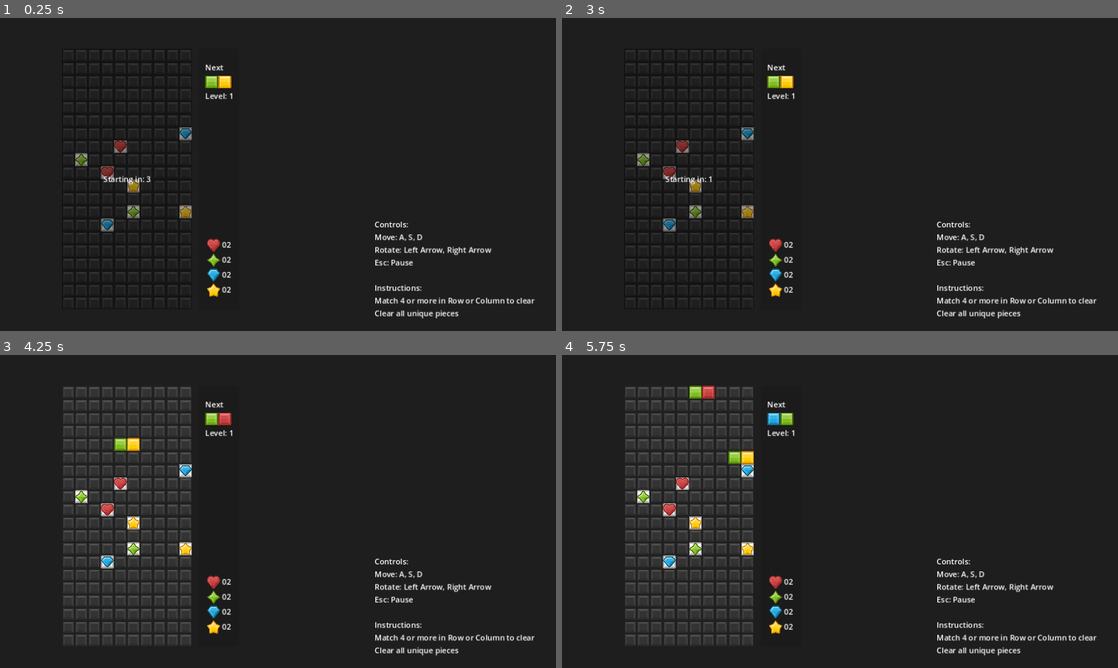
Above: before the commit, frames 1-4 (two rows, left to right).
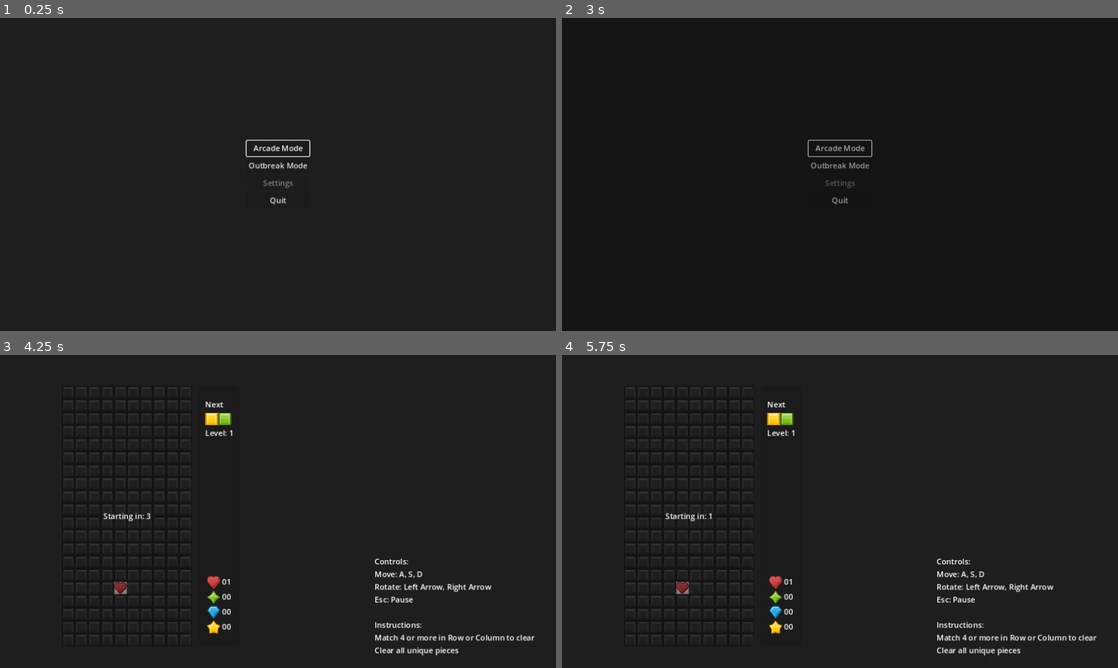
Above: after the commit, the same moments.

Repository: Akaihana/PuzzleProject
Game: Godot game, scene res://Scenes/main_menu.tscn
Two runs of this game, one before a commit and one after it. Both use one fixed random seed, a clock stepped at 60 frames per second and the inputs below. Before the commit the project starts from res://Scenes/main.tscn.
Inputs (mouse positions are in pixels of both pictures, inside the frame that each line leads up to):
- Up to frame 1 (0.25 s): no input
- Up to frame 2 (3 s): click (840, 165) at 0.5 s, where only the run after the commit has a clickable "Outbreak Mode"; click (840, 149) at 1.25 s, where only the run after the commit has a clickable "Arcade Mode"; click (840, 149) at 2 s, where only the run after the commit has a clickable "Arcade Mode"; tap Enter at 2.75 s; hold D (right) from 2.78 s (still down)
- Up to frame 3 (4.25 s): release D (right) at 3.53 s; hold S (down) from 3.53 s (still down)
- Up to frame 4 (5.75 s): release S (down) at 4.28 s; hold D (right) from 4.28 s (still down); tap Space at 5 s

The runs differ from the first frame. In frame 1, 3.0% of the frame differs, in the area x 13-97%, y 14-96%; in frame 2, 4.6%, in the area x 11-97%, y 10-96%; in frame 3, 3.2%; in frame 4, 3.3%.

Commit message:
Started on Endless Game mode

Diff:
--- a/Scenes/gem.tscn
+++ b/Scenes/gem.tscn
@@ -8,6 +8,7 @@
 
 [node name="Gem" type="Area2D"]
 script = ExtResource("1_7w6s3")
+fall_time = 0.01
 
 [node name="Sprite2D" type="Sprite2D" parent="."]
 scale = Vector2(0.25, 0.25)
--- a/Scenes/gem_container.tscn
+++ b/Scenes/gem_container.tscn
@@ -25,6 +25,10 @@
 wait_time = 0.1
 one_shot = true
 
+[node name="HoldDownDelay" type="Timer" parent="."]
+wait_time = 0.05
+one_shot = true
+
 [node name="GraceTimer" type="Timer" parent="."]
 wait_time = 0.3
 one_shot = true
@@ -33,6 +37,4 @@
 [connection signal="timeout" from="HoldDownTimer" to="." method="_on_hold_down_timer_timeout"]
 [connection signal="timeout" from="HoldLeftTimer" to="." method="_on_hold_left_timer_timeout"]
 [connection signal="timeout" from="HoldRightTimer" to="." method="_on_hold_right_timer_timeout"]
-[connection signal="timeout" from="HoldLeftDelay" to="." method="_on_hold_left_delay_timeout"]
-[connection signal="timeout" from="HoldRightDelay" to="." method="_on_hold_right_delay_timeout"]
 [connection signal="timeout" from="GraceTimer" to="." method="_on_grace_timer_timeout"]
--- a/Scenes/main.tscn
+++ b/Scenes/main.tscn
@@ -87,6 +87,7 @@
 gem_container_scene = ExtResource("2_rldxo")
 corrupted_gem_scene = ExtResource("3_dxh0i")
 corrupted_count = 1
+endless_corrupted_count = 4
 max_row_spawn = 14
 max_col_spawn = 9
 
@@ -111,6 +112,10 @@
 
 [node name="FallTimer" type="Timer" parent="Grid"]
 wait_time = 0.5
+one_shot = true
+
+[node name="FallDelay" type="Timer" parent="Grid"]
+wait_time = 0.1
 one_shot = true
 
 [node name="LoseZone" type="Sprite2D" parent="Grid"]
@@ -149,3 +154,4 @@
 
 [connection signal="timeout" from="Grid/DestroyTimer" to="Grid" method="_on_destroy_timer_timeout"]
 [connection signal="timeout" from="Grid/FallTimer" to="Grid" method="_on_fall_timer_timeout"]
+[connection signal="timeout" from="Grid/FallDelay" to="Grid" method="_on_fall_delay_timeout"]
--- a/Scenes/main_menu.tscn
+++ b/Scenes/main_menu.tscn
@@ -24,7 +24,6 @@
 
 [node name="OutbreakModeButton" type="Button" parent="Container/VBoxContainer"]
 layout_mode = 2
-disabled = true
 text = "Outbreak Mode"
 
 [node name="SettingsButton" type="Button" parent="Container/VBoxContainer"]
@@ -37,4 +36,5 @@
 text = "Quit"
 
 [connection signal="pressed" from="Container/VBoxContainer/ArcadeModeButton" to="Container" method="_on_arcade_mode_button_pressed"]
+[connection signal="pressed" from="Container/VBoxContainer/OutbreakModeButton" to="Container" method="_on_outbreak_mode_button_pressed"]
 [connection signal="pressed" from="Container/VBoxContainer/QuitButton" to="Container" method="_on_quit_button_pressed"]
--- a/Scripts/gem.gd
+++ b/Scripts/gem.gd
@@ -1,5 +1,7 @@
 class_name Gem
 extends Node2D
+
+@export var fall_time: float
 
 var grid_r: int
 var grid_c: int
@@ -31,4 +33,4 @@
 
 func move(target: Vector2) -> void:
 	var tween: Tween = create_tween()
-	tween.tween_property(self, "global_position", target, 0.1)
+	tween.tween_property(self, "global_position", target, fall_time)
--- a/Scripts/gem_container.gd
+++ b/Scripts/gem_container.gd
@@ -28,6 +28,7 @@
 @onready var hold_right_timer: Timer = $HoldRightTimer
 @onready var hold_left_delay: Timer = $HoldLeftDelay
 @onready var hold_right_delay: Timer = $HoldRightDelay
+@onready var hold_down_delay: Timer = $HoldDownDelay
 @onready var grace_timer: Timer = $GraceTimer
 
 @onready var gem_scene = preload("res://Scenes/gem.tscn")
@@ -62,10 +63,13 @@
 
 	if Input.is_action_just_pressed("down"):
 		tap_down()
+		if hold_down_delay.is_stopped():
+			hold_down_delay.start()
 	if Input.is_action_pressed("down"):
 		hold_down_pressed()
 	elif Input.is_action_just_released("down"):
-		hold_down_released()
+		hold_down_timer.stop()
+		move_down_timer.start()
 
 	if Input.is_action_just_pressed("rotate_right"):
 		rotate_gems(-1)
@@ -104,14 +108,9 @@
 
 
 func hold_down_pressed():
-	if hold_down_timer.is_stopped():
+	if hold_down_delay.is_stopped() and hold_down_timer.is_stopped():
 		hold_down_timer.start()
 		move_down_timer.stop()
-
-
-func hold_down_released():
-	hold_down_timer.stop()
-	move_down_timer.start()
 
 
 func hold_left_pressed():
@@ -209,14 +208,6 @@
 	move(Vector2.RIGHT)
 
 
-func _on_hold_left_delay_timeout() -> void:
-	pass
-
-
-func _on_hold_right_delay_timeout() -> void:
-	is_holding_right = true
-
-
 func _on_grace_timer_timeout() -> void:
 	if not move(Vector2.DOWN):
 		lock()
--- a/Scripts/grid.gd
+++ b/Scripts/grid.gd
@@ -12,11 +12,14 @@
 @export var corrupted_gem_scene: PackedScene
 @export var current_level: int = 1
 @export var corrupted_count: int
+@export var endless_corrupted_count: int
 @export var max_row_spawn: int
 @export var max_col_spawn: int
 
+var current_wave: int = 1
 var grid_slot_radius: float = 27.0
 var found_matches: bool
+var wave_cleared: bool
 var grid: Array = []
 var current_matches: Array = []
 var next_gem_colors: Array = [0, 0]
@@ -26,6 +29,7 @@
 @onready var bottom_right_boundary: Marker2D = $BottomRightBoundary
 @onready var destroy_timer: Timer = $DestroyTimer
 @onready var fall_timer: Timer = $FallTimer
+@onready var fall_delay: Timer = $FallDelay
 @onready var info_display: Panel = $InfoDisplay
 @onready var ready_screen: ColorRect = $"../CanvasLayer/ReadyScreen"
 @onready var animation_player: AnimationPlayer = $AnimationPlayer
@@ -34,7 +38,11 @@
 func _ready() -> void:
 	grid = make_2d_array()
 	info_display.update_level(current_level)
+
+	#TODO
+	# check game mode to either start the level or start the wave
 	start_level()
+
 	get_tree().paused = true
 	Shared.is_paused = true
 	set_next_gem_colors()
@@ -45,7 +53,7 @@
 	Shared.is_paused = false
 	ready_screen.visible = false
 	spawn_gem_container()
-#	print_grid()
+
 
 func set_next_gem_colors():
 	next_gem_colors[0] = Shared.Gem_color.values().pick_random()
@@ -66,44 +74,43 @@
 
 
 func start_level() -> void:
-	for color in Shared.Gem_color:
-		for i in range(corrupted_count + current_level):
-			var current_color = Shared.Gem_color[color]
-			corrupted_count_keeper[current_color] += 1
-			var corrupted_gem_data = Shared.data_corrupted[current_color]
-			var corrupted_gem = corrupted_gem_scene.instantiate() as CorruptedGem
-			add_child(corrupted_gem)
-			var random_r = randi_range(0, max_row_spawn)
-			var random_c = randi_range(0, max_col_spawn)
-			var loops = 0
-			while grid[random_r][random_c] != null and loops < 100:
-				random_r = randi_range(0, max_row_spawn)
-				random_c = randi_range(0, max_col_spawn)
-				loops += 1
-			loops = 0
-			while check_for_spawn_clears(current_color, random_r, random_c) and loops < 100:
-				print(current_color, random_r, random_c)
-				random_r = randi_range(0, max_row_spawn)
-				random_c = randi_range(0, max_col_spawn)
-				loops += 1
-			corrupted_gem.global_position = grid_to_position(random_r, random_c)
-			corrupted_gem.gem_position = grid_to_position(random_r, random_c)
-			corrupted_gem.set_texture(corrupted_gem_data.corrupted_gem_texture)
-			corrupted_gem.gem_color = corrupted_gem_data.corrupted_gem_type
-			grid[random_r][random_c] = corrupted_gem
+#	for color in Shared.Gem_color:
+#		for i in range(corrupted_count + current_level):
+#			var current_color = Shared.Gem_color[color]
+#			corrupted_count_keeper[current_color] += 1
+#			var corrupted_gem_data = Shared.data_corrupted[current_color]
+#			var corrupted_gem = corrupted_gem_scene.instantiate() as CorruptedGem
+#			add_child(corrupted_gem)
+#			var random_r = randi_range(0, max_row_spawn)
+#			var random_c = randi_range(0, max_col_spawn)
+#			var loops = 0
+#			while grid[random_r][random_c] != null and loops < 100:
+#				random_r = randi_range(0, max_row_spawn)
+#				random_c = randi_range(0, max_col_spawn)
+#				loops += 1
+#			loops = 0
+#			while check_for_spawn_clears(current_color, random_r, random_c) and loops < 100:
+#				current_color = Shared.Gem_color.values().pick_random()
+#				corrupted_gem_data = Shared.data_corrupted[current_color]
+#				loops += 1
+#			corrupted_gem.global_position = grid_to_position(random_r, random_c)
+#			corrupted_gem.gem_position = grid_to_position(random_r, random_c)
+#			corrupted_gem.set_texture(corrupted_gem_data.corrupted_gem_texture)
+#			corrupted_gem.gem_color = corrupted_gem_data.corrupted_gem_type
+#			grid[random_r][random_c] = corrupted_gem
 
 	#spawning 1 virus
-#	corrupted_count_keeper[Shared.Gem_color.RED] += 1
-#	var corrupted_gem_data = Shared.data_corrupted[Shared.Gem_color.RED]
-#	var corrupted_gem = corrupted_gem_scene.instantiate() as CorruptedGem
-#	add_child(corrupted_gem)
-#	var random_r = 4
-#	var random_c = 4
-#	corrupted_gem.global_position = grid_to_position(random_r, random_c)
-#	corrupted_gem.gem_position = grid_to_position(random_r, random_c)
-#	corrupted_gem.set_texture(corrupted_gem_data.corrupted_gem_texture)
-#	corrupted_gem.gem_color = corrupted_gem_data.corrupted_gem_type
-#	grid[random_r][random_c] = corrupted_gem
+	corrupted_count_keeper[Shared.Gem_color.RED] += 1
+	var corrupted_gem_data = Shared.data_corrupted[Shared.Gem_color.RED]
+	var corrupted_gem = corrupted_gem_scene.instantiate() as CorruptedGem
+	add_child(corrupted_gem)
+	var random_r = 4
+	var random_c = 4
+	corrupted_gem.global_position = grid_to_position(random_r, random_c)
+	corrupted_gem.gem_position = grid_to_position(random_r, random_c)
+	corrupted_gem.set_texture(corrupted_gem_data.corrupted_gem_texture)
+	corrupted_gem.gem_color = corrupted_gem_data.corrupted_gem_type
+	grid[random_r][random_c] = corrupted_gem
 
 	info_display.update_counts(corrupted_count_keeper)
 
@@ -161,7 +168,6 @@
 		else:
 			gem.queue_free()
 	gem_container.queue_free()
-#	print_grid()
 	check_for_matches()
 
 
@@ -197,18 +203,55 @@
 								match_and_dim(grid[r + i][c])
 								current_matches.append(grid[r + i][c])
 	if found_matches:
+		found_matches = false
 		destroy_timer.start()
 	else:
 		if check_for_lose():
 			game_over.emit()
 		else:
-			gem_locked.emit()
+			if Shared.current_game_mode as Shared.Game_modes == Shared.Game_modes.CLASSIC:
+				gem_locked.emit()
+			else:
+				if wave_cleared:
+					spawn_next_wave()
+				else:
+					gem_locked.emit()
 
 
 func check_for_lose() -> bool:
 	if grid[ROWS - 1][COLUMNS/2 - 1] != null or grid[ROWS - 1][COLUMNS/2] != null:
 		return true
 	return false
+
+
+func spawn_next_wave():
+	wave_cleared = false
+	current_wave += 1
+	for i in range(endless_corrupted_count + current_wave):
+		var current_color = Shared.Gem_color.values().pick_random()
+		var corrupted_gem_data = Shared.data_corrupted[current_color]
+		var corrupted_gem = corrupted_gem_scene.instantiate() as CorruptedGem
+		add_child(corrupted_gem)
+		var random_r = randi_range(0, max_row_spawn)
+		var random_c = randi_range(0, max_col_spawn)
+		var loops = 0
+		while grid[random_r][random_c] != null and loops < 100:
+			random_r = randi_range(0, max_row_spawn)
+			random_c = randi_range(0, max_col_spawn)
+			loops += 1
+		loops = 0
+		while check_for_spawn_clears(current_color, random_r, random_c) and loops < 100:
+			current_color = Shared.Gem_color.values().pick_random()
+			corrupted_gem_data = Shared.data_corrupted[current_color]
+			loops += 1
+		corrupted_count_keeper[current_color] += 1
+		corrupted_gem.global_position = grid_to_position(random_r, random_c)
+		corrupted_gem.gem_position = grid_to_position(random_r, random_c)
+		corrupted_gem.set_texture(corrupted_gem_data.corrupted_gem_texture)
+		corrupted_gem.gem_color = corrupted_gem_data.corrupted_gem_type
+		grid[random_r][random_c] = corrupted_gem
+		#TODO
+		#continue to the next wave
 
 
 func match_and_dim(gem) -> void:
@@ -232,7 +275,11 @@
 	current_matches.clear()
 
 	if check_level_clear():
-		level_cleared.emit()
+		if Shared.current_game_mode as Shared.Game_modes == Shared.Game_modes.CLASSIC:
+			level_cleared.emit()
+		else:
+			wave_cleared = true
+			fall_timer.start()
 	else:
 		fall_timer.start()
 
@@ -253,11 +300,13 @@
 
 
 func make_gems_fall() -> void:
+	var falling_gems: bool = false
 	for r in ROWS:
 		for c in COLUMNS:
 			if grid[r][c] != null and grid[r][c] is Gem and grid[r][c].can_fall:
 				var current_row = r
 				while current_row > 0 and grid[current_row-1][c] == null:
+					falling_gems = true
 					grid[current_row][c].move(grid_to_position(current_row - 1, c))
 					grid[current_row][c].gem_position = grid_to_position(current_row - 1, c)
 					grid[current_row - 1][c] = grid[current_row][c]
@@ -268,6 +317,7 @@
 				var current_row = r
 				if c < COLUMNS - 1 and paired_gem == grid[r][c + 1]:
 					while current_row > 0 and grid[current_row - 1][c] == null and grid[current_row - 1][c + 1] == null:
+						falling_gems = true
 						grid[current_row][c].move(grid_to_position(current_row - 1, c))
 						grid[current_row][c].gem_position = grid_to_position(current_row - 1, c)
 						grid[current_row - 1][c] = grid[current_row][c]
@@ -279,6 +329,7 @@
 						current_row -= 1
 				elif r < ROWS - 1 and paired_gem == grid[r + 1][c]:
 					while current_row > 0 and grid[current_row - 1][c] == null:
+						falling_gems = true
 						grid[current_row][c].move(grid_to_position(current_row - 1, c))
 						grid[current_row][c].gem_position = grid_to_position(current_row - 1, c)
 						grid[current_row - 1][c] = grid[current_row][c]
@@ -289,8 +340,10 @@
 						grid[current_row + 1][c] = null
 						current_row -= 1
 	found_matches = false
-	check_for_matches()
-#	print_grid()
+	if falling_gems:
+		fall_delay.start()
+	else:
+		check_for_matches()
 
 
 func retry_level() -> void:
@@ -348,3 +401,7 @@
 
 func _on_fall_timer_timeout() -> void:
 	make_gems_fall()
+
+
+func _on_fall_delay_timeout() -> void:
+	check_for_matches()
--- a/Scripts/main_menu.gd
+++ b/Scripts/main_menu.gd
@@ -8,10 +8,20 @@
 
 
 func _on_arcade_mode_button_pressed() -> void:
-	await LevelTransition.fade_to_black()
-	get_tree().change_scene_to_file("res://Scenes/main.tscn")
-	LevelTransition.fade_from_black()
+	Shared.current_game_mode = Shared.Game_modes.CLASSIC
+	load_main_scene()
+
+
+func _on_outbreak_mode_button_pressed() -> void:
+	Shared.current_game_mode = Shared.Game_modes.ENDLESS
+	load_main_scene()
 
 
 func _on_quit_button_pressed() -> void:
 	get_tree().quit()
+
+
+func load_main_scene() -> void:
+	await LevelTransition.fade_to_black()
+	get_tree().change_scene_to_file("res://Scenes/main.tscn")
+	LevelTransition.fade_from_black()
--- a/Scripts/shared.gd
+++ b/Scripts/shared.gd
@@ -1,7 +1,9 @@
 extends Node
 
 enum Gem_color { RED, GREEN, BLUE, YELLOW }
+enum Game_modes { CLASSIC, ENDLESS }
 
+var current_game_mode: Game_modes = Game_modes.CLASSIC
 var gem_size: int = 27
 var is_paused: bool = false
 var wall_kicks: Array[Vector2] = [Vector2(0,0), Vector2(-1,0), Vector2(1,0), Vector2(0, -1), Vector2(0, 1)]
--- a/project.godot
+++ b/project.godot
@@ -11,7 +11,7 @@
 [application]
 
 config/name="PuzzleProject"
-run/main_scene="res://Scenes/main.tscn"
+run/main_scene="res://Scenes/main_menu.tscn"
 config/features=PackedStringArray("4.1", "Forward Plus")
 config/icon="res://Assets/Icons/icon.svg"
 
